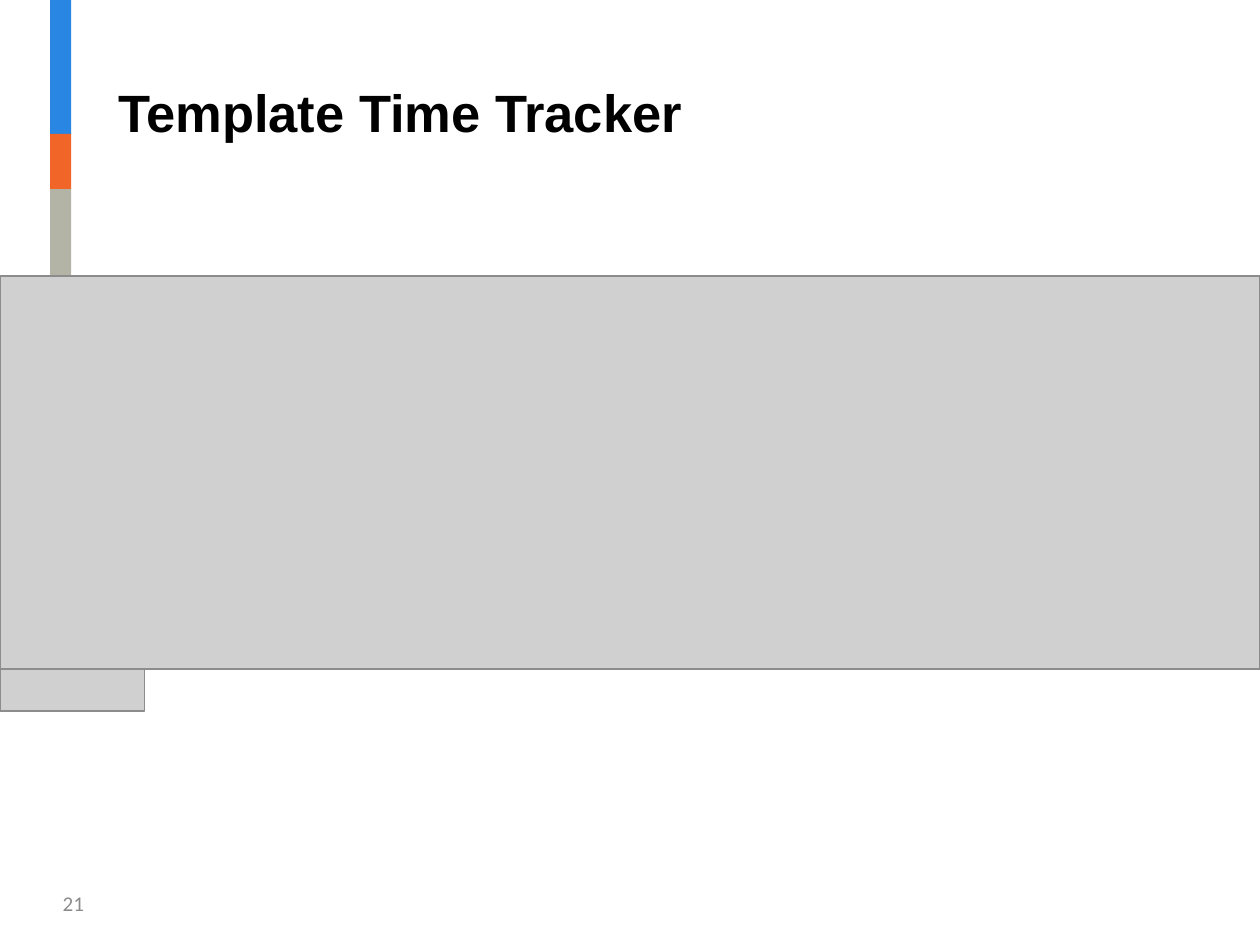
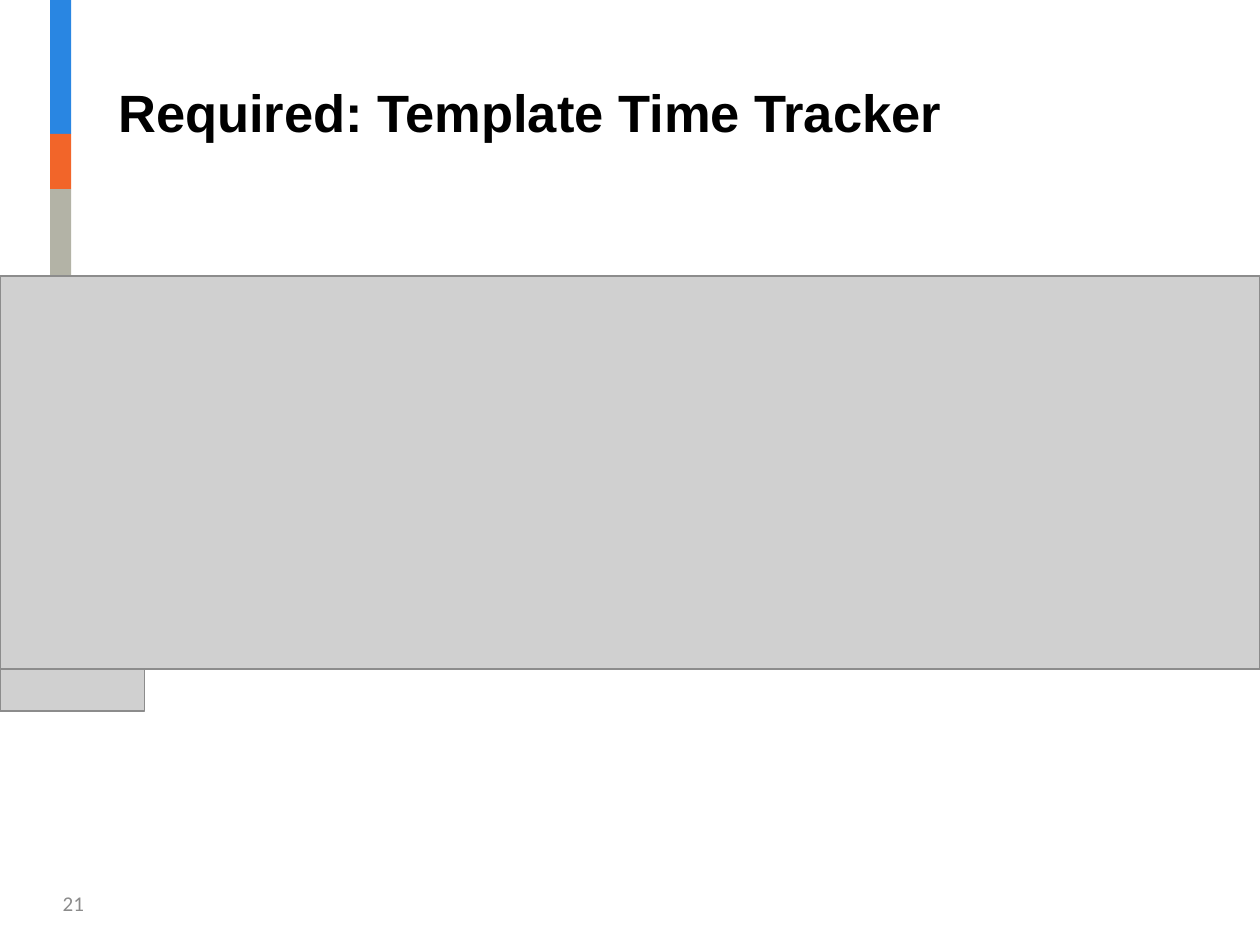
Before and after one commit to jalavery/timetrackR, a slide deck: slide 21 of RLadies timetrackR Presentation.pptx. Drawn at 1260x945 pixels with LibreOffice and Linux fonts; fonts in the diff are those of the drawing; grey boxes stand for pictures; background and template pictures are left out. Boxes give left, top, right and bottom in pixels: in the first picture for what was removed or moved away, otherwise in the second. Text is boxed around its words. In the diff, an @@ line names an element or a change of style, - is before the commit and + after.

```diff
--- a/RLadies timetrackR Presentation.pptx
+++ b/RLadies timetrackR Presentation.pptx
@@ title at (118,94,941,143): text changed @@
-Template Time Tracker
+Required: Template Time Tracker
```
Also in this commit, not shown: 3 other slides changed.
